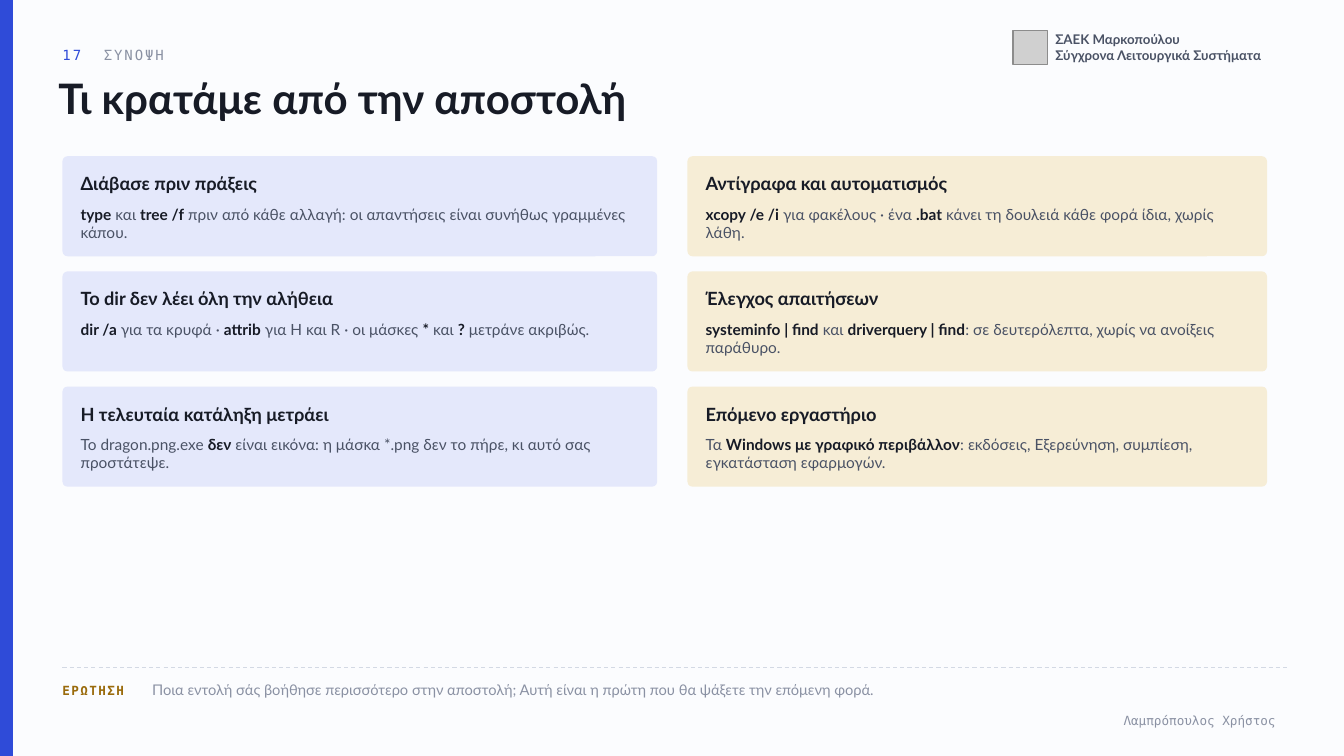
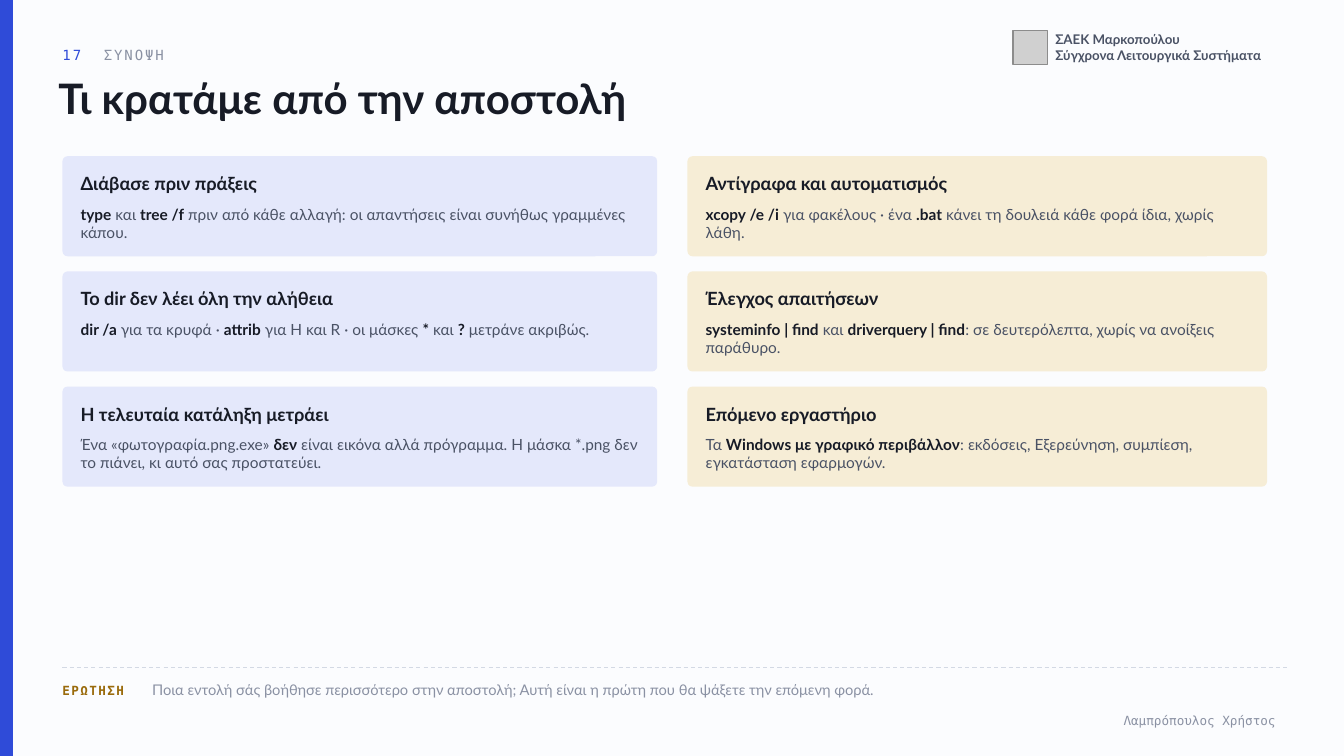
Before and after one commit to xristlamp/LAMPROPOULOS, a slide deck: slide 17 of files/markopoulo/sls-05-cmd.pptx. Drawn at 1344x756 pixels with LibreOffice and Linux fonts; fonts in the diff are those of the drawing; grey boxes stand for pictures. Boxes give left, top, right and bottom in pixels: in the first picture for what was removed or moved away, otherwise in the second. Text is boxed around its words. In the diff, an @@ line names an element or a change of style, - is before the commit and + after.

```diff
--- a/files/markopoulo/sls-05-cmd.pptx
+++ b/files/markopoulo/sls-05-cmd.pptx
@@ text at [81,438,637,471]: text changed @@
-Το dragon.png.exe δεν είναι εικόνα: η μάσκα *.png δεν το πήρε, κι αυτό σας προστάτεψε.
+Ένα «φωτογραφία.png.exe» δεν είναι εικόνα αλλά πρόγραμμα. Η μάσκα *.png δεν το πιάνει, κι αυτό σας προστατεύει.
```
Also in this commit, not shown: 3 other slides changed, 2 other files.
